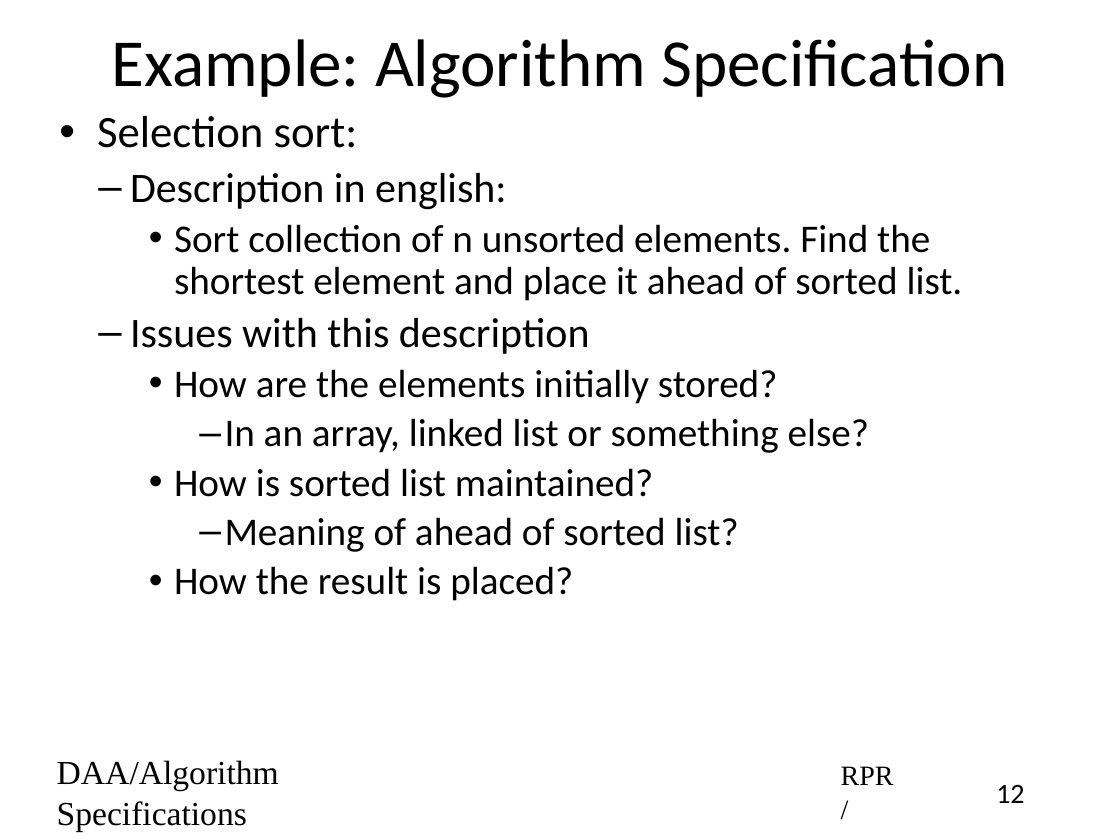
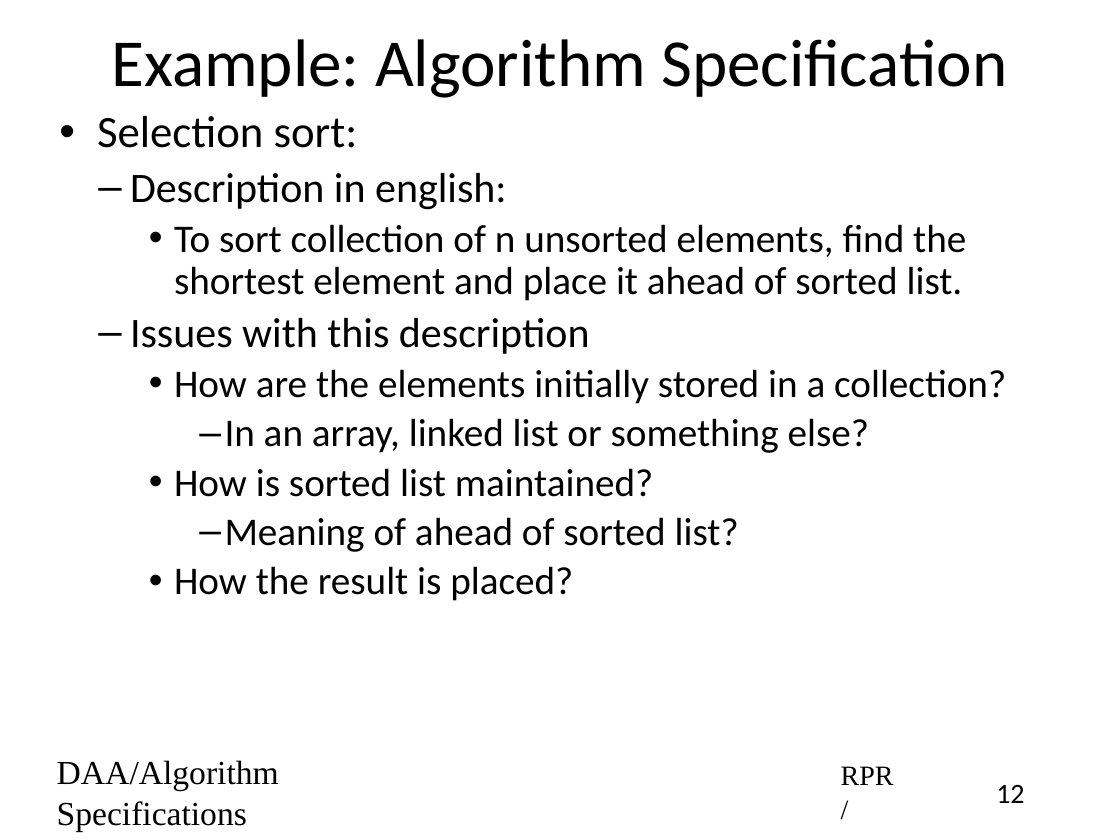
Before and after one commit to rprustagi/2019-17CS43-DAA, a slide deck: slide 12 of Slides-RPR/2019-H1-DAA-L04-Algo-Specs-Analysis.pptx. Drawn at 1120x840 pixels with LibreOffice and Linux fonts; fonts in the diff are those of the drawing. Boxes give left, top, right and bottom in pixels: in the first picture for what was removed or moved away, otherwise in the second. Text is boxed around its words. In the diff, an @@ line names an element or a change of style, - is before the commit and + after.

```diff
--- a/Slides-RPR/2019-H1-DAA-L04-Algo-Specs-Analysis.pptx
+++ b/Slides-RPR/2019-H1-DAA-L04-Algo-Specs-Analysis.pptx
@@ text at <box>174,224,966,301</box>: text changed @@
-    • Sort collection of n unsorted elements. Find the shortest element and place it ahead of sorted list.
+    • To sort collection of n unsorted elements, find the shortest element and place it ahead of sorted list.
@@ text at <box>174,369,1006,404</box>: text changed @@
-    • How are the elements initially stored?
+    • How are the elements initially stored in a collection?
```
Also in this commit, not shown: 13 other slides changed, 25 other files.
